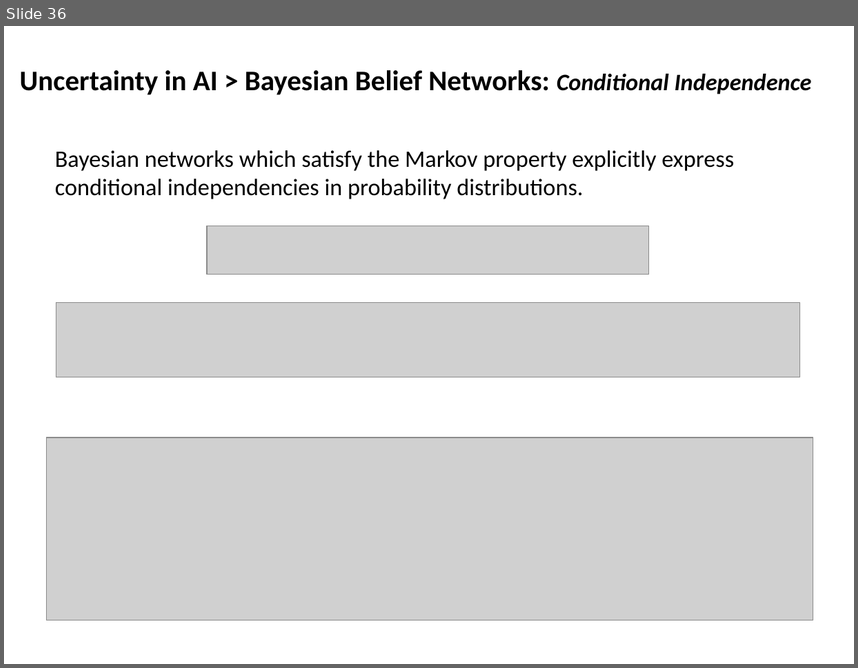
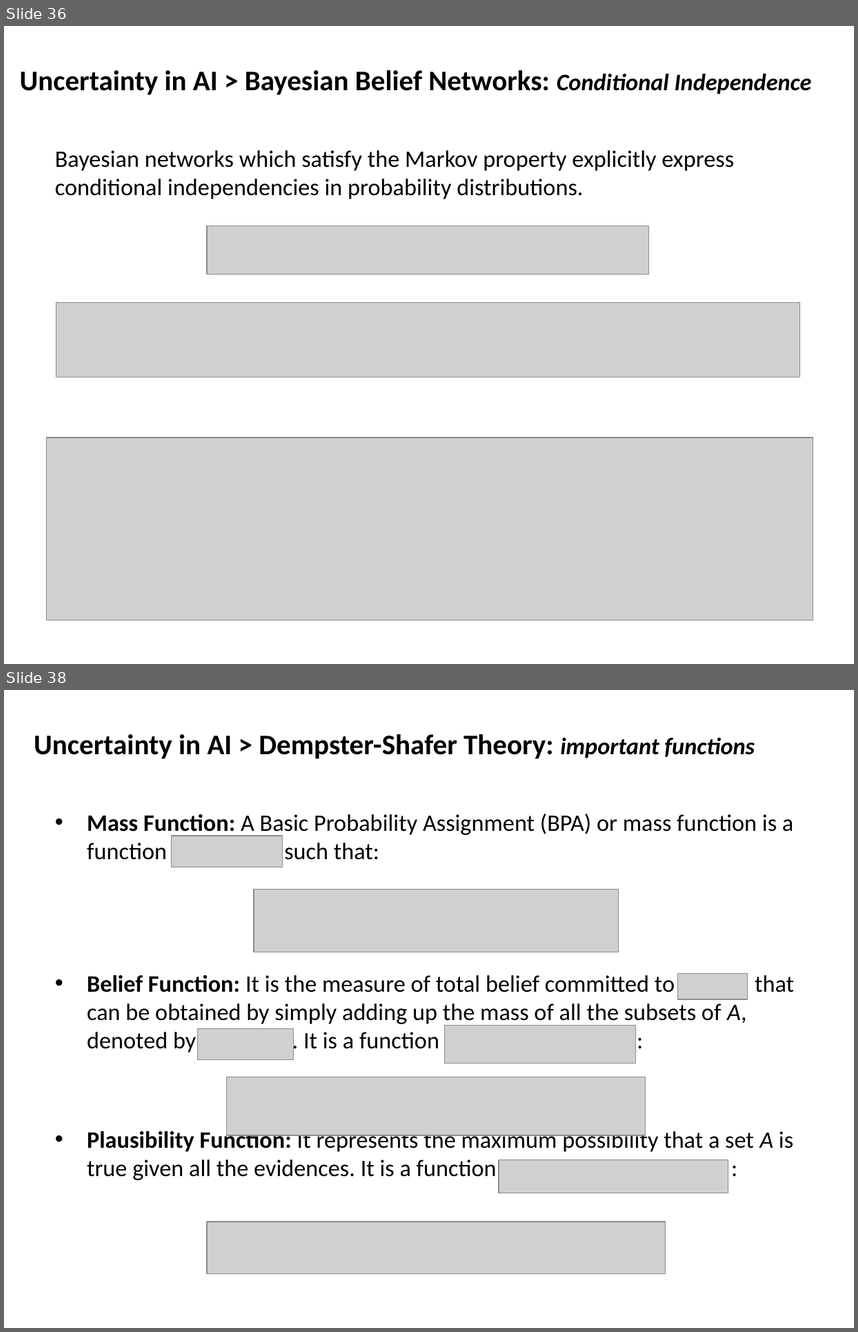
Before and after one commit to mshayganfar/CompExam1, a slide deck: presentation/PhD-comprehensive-exam.pptx. Shown one above the other, each under a label of ours: slide 36 before the commit, slides 36 and 38 after it; the slides between them are not shown. The pictures are 858x668 and 858x1332 pixels, drawn with LibreOffice and Linux fonts; fonts in the diff are those of the drawing; grey boxes stand for pictures. Boxes give left, top, right and bottom in pixels: in the first picture for what was removed or moved away, otherwise in the second. Text is boxed around its words. In the diff, an @@ line names an element or a change of style, - is before the commit and + after.

```diff
--- a/presentation/PhD-comprehensive-exam.pptx
+++ b/presentation/PhD-comprehensive-exam.pptx
@@ slide 38 added at (4,690,854,1328), background #FFFFFF @@
@@ text added at (34,734,755,759), 24 pt, text #000000, bold @@
+Uncertainty in AI > Dempster-Shafer Theory: important functions
@@ text added at (87,814,794,1180), 20 pt, text #000000 @@
+• Mass Function: A Basic Probability Assignment (BPA) or mass function is a function such that:
+• Belief Function: It is the measure of total belief committed to that can be obtained by simply adding up the mass of all the subsets of A, denoted by . It is a function :
+• Plausibility Function: It represents the maximum possibility that a set A is true given all the evidences. It is a function :
@@ picture added at (172,836,283,867) @@
@@ picture added at (254,889,619,952) @@
@@ picture added at (678,973,748,998) @@
@@ picture added at (198,1028,293,1059) @@
@@ picture added at (444,1025,635,1063) @@
@@ picture added at (227,1077,646,1136) @@
@@ picture added at (499,1160,728,1193) @@
@@ picture added at (207,1221,666,1273) @@
```
Also in this commit, not shown: 2 other slides added.
